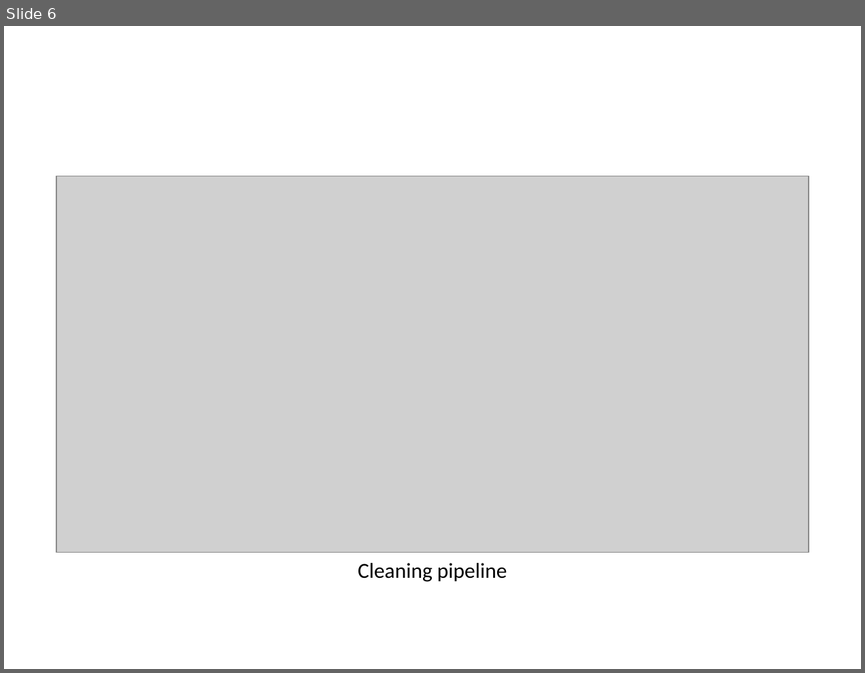
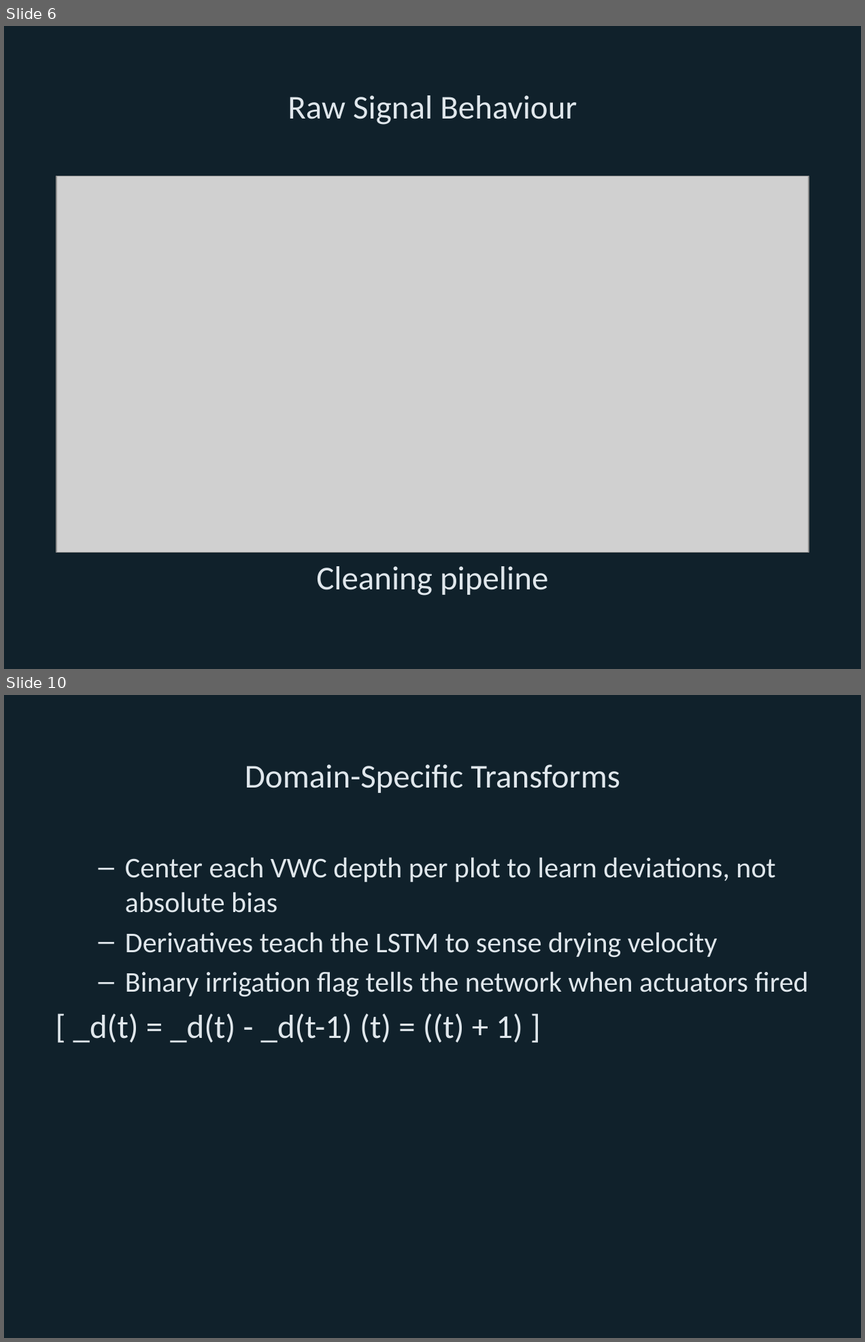
Before and after one commit to Bryan-Nsoh/ML-IOT-IndepStudy, a slide deck: presentation/eda_story/eda_story.pptx. Shown one above the other, each under a label of ours: slide 6 before the commit, slides 6 and 10 after it; the slides between them are not shown. The pictures are 865x673 and 865x1342 pixels, drawn with LibreOffice and Linux fonts; fonts in the diff are those of the drawing; grey boxes stand for pictures. Boxes give left, top, right and bottom in pixels: in the first picture for what was removed or moved away, otherwise in the second. Text is boxed around its words. In the diff, an @@ line names an element or a change of style, - is before the commit and + after.

Commit message:
Refresh EDA deck with visuals and styling

```diff
--- a/presentation/eda_story/eda_story.pptx
+++ b/presentation/eda_story/eda_story.pptx
@@ slide 10 added at [4,695,861,1338], background #10212B @@
@@ title added at [245,764,620,793], 28 pt, text #E0E7EC @@
+Domain-Specific Transforms
@@ text added at [73,858,808,1042], 24 pt, text #E0E7EC @@
+  – Center each VWC depth per plot to learn deviations, not absolute bias
+  – Derivatives teach the LSTM to sense drying velocity
+  – Binary irrigation flag tells the network when actuators fired
+[ _d(t) = _d(t) - _d(t-1) (t) = ((t) + 1) ]
@@ slide 6 changed as well @@
@@ background #FFFFFF to #10212B @@
@@ title added at [288,95,577,125], 28 pt, text #E0E7EC @@
+Raw Signal Behaviour
@@ text "Cleaning pipeline" at [316,566,548,595]: size 18 to 28 pt, text colour #000000 to #E0E7EC @@
```
Also in this commit, not shown: 7 other slides changed, 12 other slides added, 12 slides removed, 7 other files.
